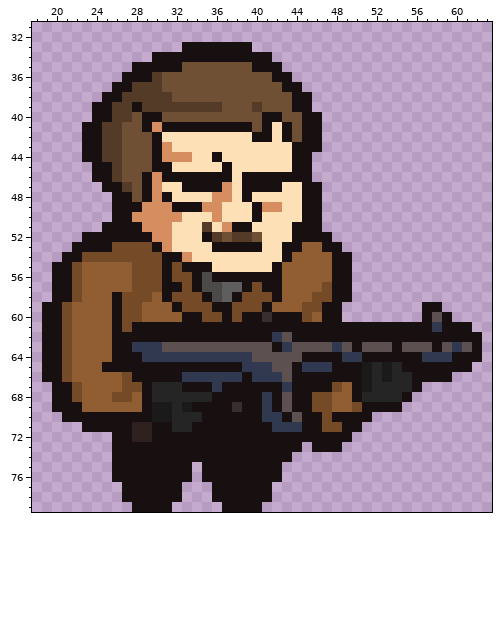
Edited in one commit: sprite sheet (The Sacrifice/Graphics/Battlers/tankdempsey.png). The picture above is the old version.
The file is 144x160 pixels, drawn in blocks of 2x2; one block is one cell here. Shown: x 18..63, y 31..79.
Once edited:
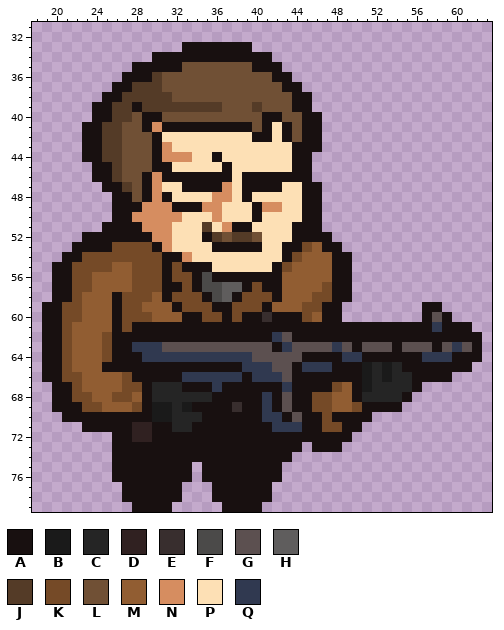
Palette (. is transparent): A #181010  B #1a1a1a  C #252525  D #302121  E #382e2e  F #4b4a49  G #5c5050  H #5f5d5d  J #543b27  K #754a27  L #705035  M #915d32  N #d68d60  P #fde0b5  Q #303950
From old to new:
@@ x 20..47 @@
 52 ...AAAAAAANNPPPAJLJJLPPPAAAA
-53 ..AAAAKKKKANPPPPAAAAAPPAAMMA
-54 .AAKKKKKKKKAANPPPPPPPPPAMMMM
-55 AAKMMMMMKKKAKAAAPPPPPPAMMMMM
-56 AAKMMMMMKKKAKKAFAAAAAAAMMMMM
-57 AAKMMMMMKKKAAKAFFHHAKAAMMMMK
+53 ..AAAAKKKKANPPPPAAAAAPPAAKMA
+54 .AAKKKKKKKKAANPPPPPPPPPAKMMM
+55 AAKKKKMMKKKAKAAAPPPPPPAKMMMM
+56 AAKKMMMMKKKAKKAFAAAAAAAMMMMM
+57 AAKKMMMMKKKAAKAFFHHAKAAMMMMK
 58 AAKMMMAKKKMAKKKAFHAKKKAMMMKK
-59 AKMMMMAKKMMMAKKKAAKKKAMMMKKA
-60 AKMMMMAKKMMMMAAKKAKAAEAAAKMA
+59 AKKMMMAKKMMMAKKKAAKKKAMMMKKA
+60 AKKMMMAKKKMMMAAKKAKAAEAAAKMA
 61 AKMMMMAKAAAAAAAAAAAAAAAAAAAA
-62 AKMMMMAAAAAAAAAAAAAAAAQGAAAA
-63 AKMMMMAAQQQGGGGGGGGGGGAQGGGG
-64 AKMMMMAAAQQQQQQQQQQQGGGGGAAA
+62 AKMMMKAAAAAAAAAAAAAAAAQGAAAA
+63 AKMMMKAAQQQGGGGGGGGGGGAQGGGG
+64 AKMMMKAAAQQQQQQQQQQQGGGGGAAA
 65 AKMMMAAAAAAAAAAAAAAQQQGGAQQQ
-66 AKMMMMMKAAAAAQQQQQQAQQQGAAAA
+66 AKKMMMMKAAAAAQQQQQQAQQQGAAAA
 67 AAKMMMMKKACCCAAAQAAAAAAQAAAA
-68 AAKMMMKKMACCCCCCAAAAAQAGAAKK
-69 AAAMMMMMMABBCBAAAAEAAQAGAAKK
+68 AAKKMMKKMACCCCCCAAAAAQAGAAKK
+69 AAAKKMMMKABBCBAAAAEAAQAGAAKK
 70 .AAAAAAAAABBCCCAAAAAAQQAGAAK
Changed places in both pictures, as pixel boxes (x1, y1, x2, y2):
changed: (282, 242, 312, 272)
changed: (72, 262, 152, 412)
